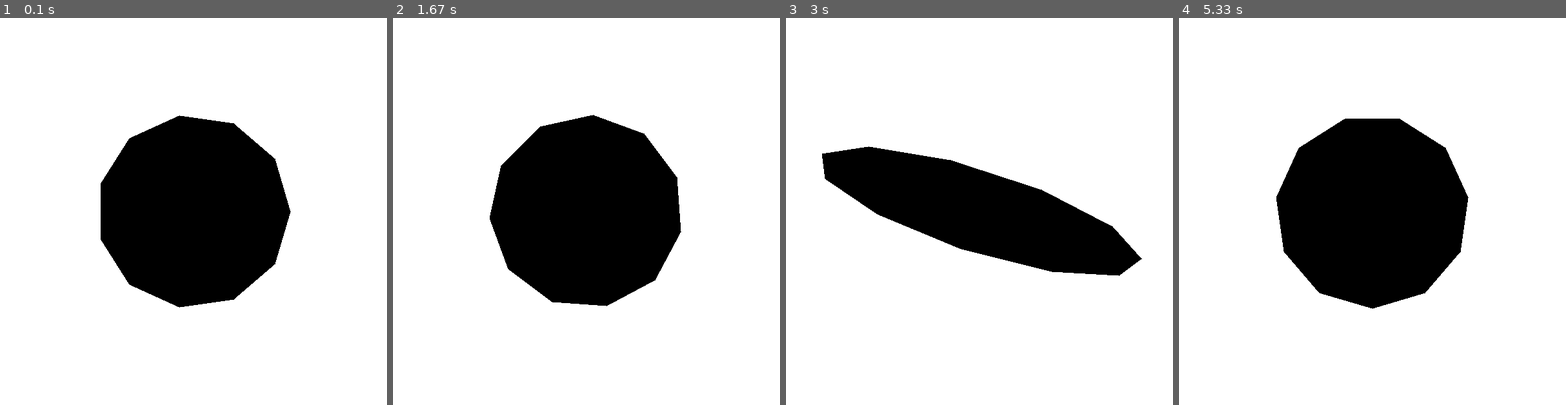
Above: before the commit, frames 1-4 (left to right).
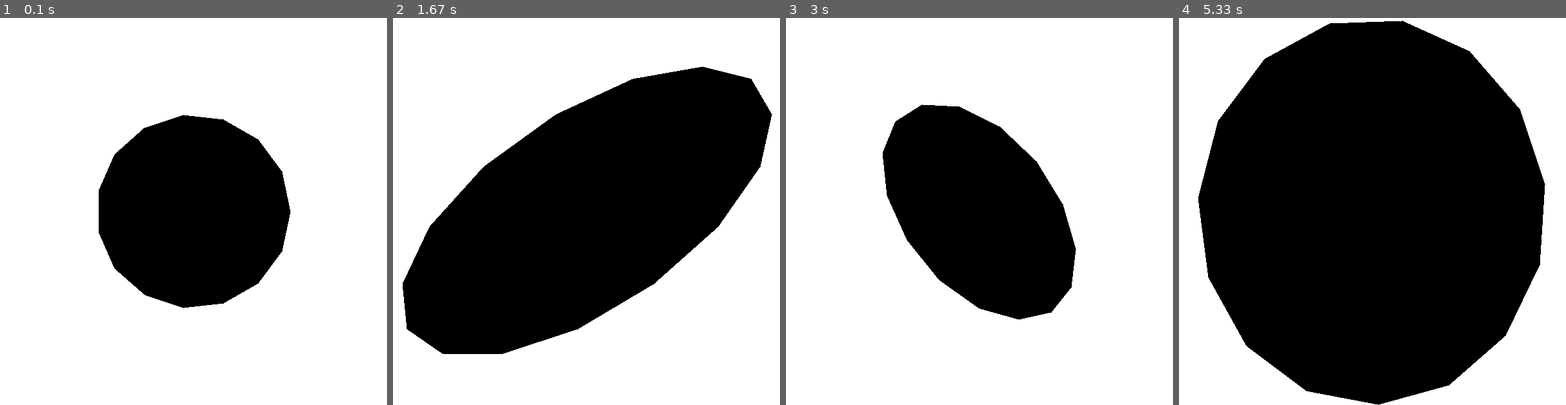
Above: after the commit, the same moments.

Repository: Kkasperek01/Grafika-2d
Game: pygame game, started from zad1_pygame.py
Same seed, same stepped clock (60 frames per second), same inputs: the game is played once before the commit and once after it.
Inputs:
- Up to frame 1 (0.1 s): no input
- Up to frame 2 (1.67 s): tap one key every 0.33 s from 0.33 s: 9 7 1 2
- Up to frame 3 (3 s): tap one key every 0.33 s from 1.67 s: 3 4 5 6
- Up to frame 4 (5.33 s): tap 8 at 3 s; tap 0 at 3.33 s; tap 2 at 3.67 s; hold 1 4-4.47 s; tap 3 at 5 s

The runs differ from the first frame. In frame 1, 0.6% of the frame differs, in the area x 25-75%, y 25-75%; in frame 2, 24%; in frame 3, 14%; in frame 4, 50%, in the area x 5-95%, y 0-100%.

Commit message:
Update zad1_pygame.py

Diff:
--- a/zad1_pygame.py
+++ b/zad1_pygame.py
@@ -5,7 +5,7 @@
 
 screen_width, screen_height = 600, 600
 screen = pygame.display.set_mode((screen_width, screen_height))
-pygame.display.set_caption('Transformacje 11-kąta')
+pygame.display.set_caption('Transformacje 15-kąta')
 
 WHITE = (255, 255, 255)
 BLACK = (0, 0, 0)
@@ -48,14 +48,83 @@
 flip_vertical = False
 flip_horizontal = False
 position_offset = (0, 0)
+while run:
 
-while run:
     for event in pygame.event.get():
         if event.type == pygame.QUIT:
             run = False
 
+    screen.fill(WHITE)
+
     keys = pygame.key.get_pressed()
-    if keys[pygame.K_1]:  # Normalny 11-kąt
+    if keys[pygame.K_1]:
+        angle_offset = 0
+        scale = 1
+        vertical_shear = 0
+        horizontal_shear = 0
+        position_offset = (0, 0)
+    elif keys[pygame.K_2]:
+        angle_offset = math.pi / 6 # 4
+        vertical_scale = 1.5
+        horizontal_scale = 1.5
+        vertical_shear = 0.8
+        horizontal_shear = 0
+        position_offset = (0, 0)
+    elif keys[pygame.K_3]:
+        angle_offset = 40 * (math.pi / 180)
+        vertical_scale = 2
+        horizontal_scale =  1.8 #1
+        vertical_shear = 0
+        horizontal_shear = 0
+        position_offset = (0, 0)
+    elif keys[pygame.K_4]:
+        angle_offset = 0
+        vertical_scale = 1
+        horizontal_scale = 1
+        vertical_shear = 0.5
+        horizontal_shear = 0
+        position_offset = (0, 0)
+    elif keys[pygame.K_5]:
+        angle_offset = 0
+        vertical_scale = 0.5
+        horizontal_scale = 1.5
+        vertical_shear = 0
+        horizontal_shear = 0
+        position_offset = (0, -220)
+    elif keys[pygame.K_6]:
+        angle_offset = 90 * (math.pi / 180)
+        vertical_scale = 1
+        horizontal_scale = 1
+        vertical_shear = 0
+        horizontal_shear = -0.5
+        position_offset = (0, 0)
+    elif keys[pygame.K_7]:
+        angle_offset = 90 * (math.pi / 180)
+        vertical_scale = 1.5
+        horizontal_scale = 1
+        vertical_shear = 0
+        horizontal_shear = 0
+        position_offset = (0, 0)
+        flip_vertical = False
+        flip_horizontal = True
+    elif keys[pygame.K_8]:
+        angle_offset = -35 * (math.pi / 180) # -45
+        vertical_scale = 0.5
+        horizontal_scale = 1.5
+        vertical_shear = 1
+        horizontal_shear = 0
+        position_offset = (-30, 180 )
+
+    elif keys[pygame.K_9]:
+        angle_offset = 0
+        vertical_scale = 1
+        horizontal_scale = 1
+        vertical_shear = 0.5
+        horizontal_shear = 0
+        position_offset = (130, 0)
+        flip_vertical = True
+        flip_horizontal = True
+    elif keys[pygame.K_0]:
         angle_offset = 0
         vertical_scale = 1
         horizontal_scale = 1
@@ -64,29 +133,10 @@
         flip_vertical = False
         flip_horizontal = False
         position_offset = (0, 0)
-    elif keys[pygame.K_2]:  # Obrót 45 stopni
-        angle_offset = math.pi / 4
-    elif keys[pygame.K_3]:  # Obrót 90 stopni
-        angle_offset = math.pi / 2
-    elif keys[pygame.K_4]:  # Ścinanie w poziomie
-        horizontal_shear = 0.5
-    elif keys[pygame.K_5]:  # Skalowanie w poziomie
-        horizontal_scale = 1.5
-        vertical_scale = 0.5
-    elif keys[pygame.K_6]:  # Ścinanie w pionie
-        vertical_shear = 0.5
-    elif keys[pygame.K_7]:  # Odbicie lustrzane w pionie
-        flip_vertical = True
-    elif keys[pygame.K_8]:  # Obrót i przesunięcie
-        angle_offset = -math.pi / 4
-        position_offset = (-30, 180)
-    elif keys[pygame.K_9]:  # Odbicie lustrzane w obu osiach
-        flip_vertical = True
-        flip_horizontal = True
 
-    screen.fill(WHITE)
+    # Zmieniamy liczbę kątów na 15
     draw_polygon(
-        screen, BLACK, 11, 150,
+        screen, BLACK, 15, 150,
         (300 + position_offset[0], 300 + position_offset[1]),
         angle_offset, vertical_scale, horizontal_scale,
         vertical_shear, horizontal_shear,
